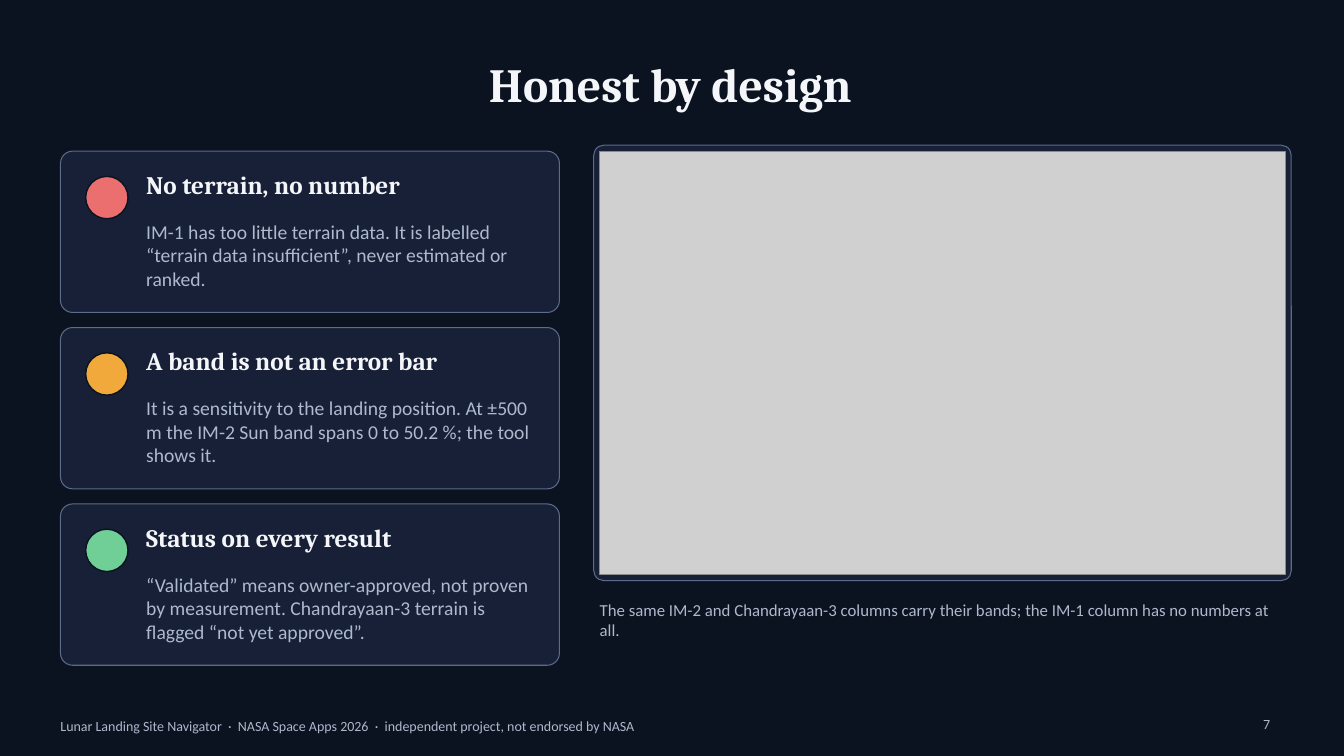
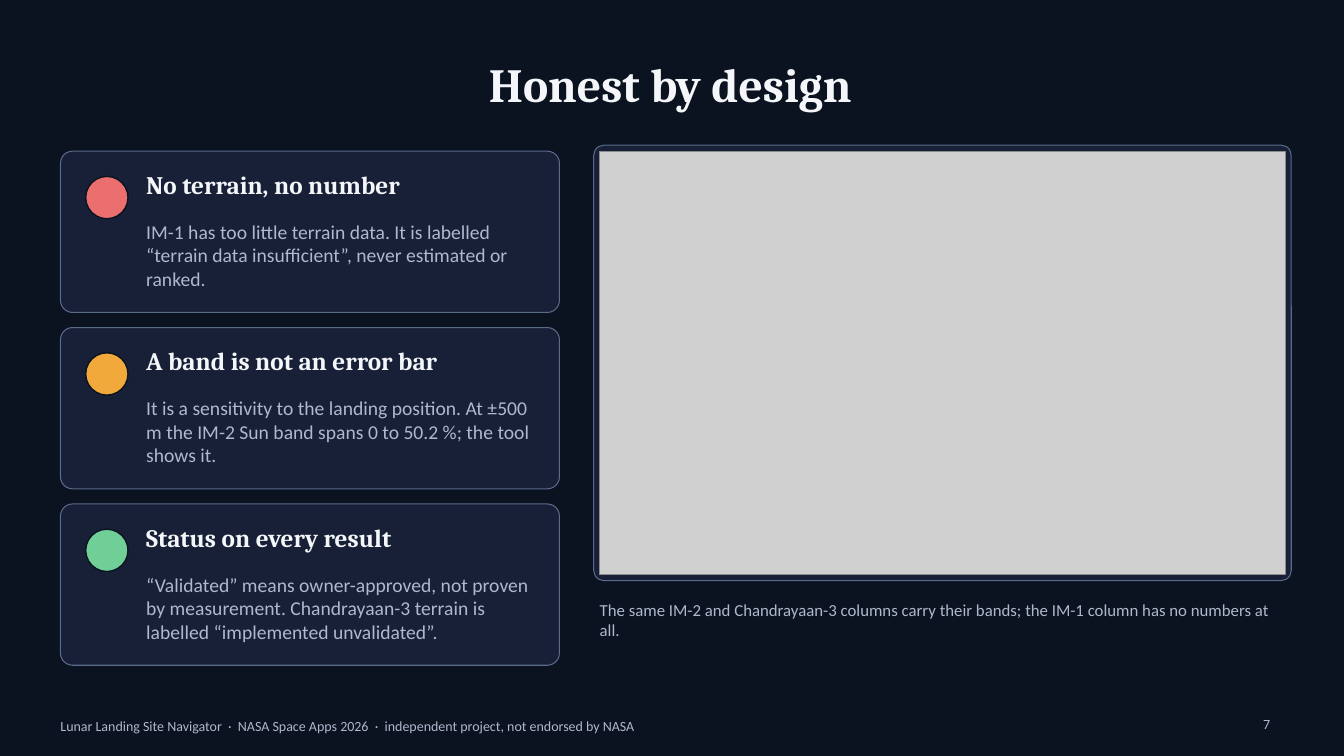
Before and after one commit to Dhinu-2001/NASA-Space-Apps-2026, a slide deck: slide 7 of docs/stage11/presentation/Lunar_Landing_Site_Navigator.pptx. Drawn at 1344x756 pixels with LibreOffice and Linux fonts; fonts in the diff are those of the drawing; grey boxes stand for pictures. Boxes give left, top, right and bottom in pixels: in the first picture for what was removed or moved away, otherwise in the second. Text is boxed around its words. In the diff, an @@ line names an element or a change of style, - is before the commit and + after.

```diff
--- a/docs/stage11/presentation/Lunar_Landing_Site_Navigator.pptx
+++ b/docs/stage11/presentation/Lunar_Landing_Site_Navigator.pptx
@@ text at (146,578,528,642): text changed @@
-“Validated” means owner-approved, not proven by measurement. Chandrayaan-3 terrain is flagged “not yet approved”.
+“Validated” means owner-approved, not proven by measurement. Chandrayaan-3 terrain is labelled “implemented unvalidated”.
```
Also in this commit, not shown: 3 other slides changed, 36 other files.
